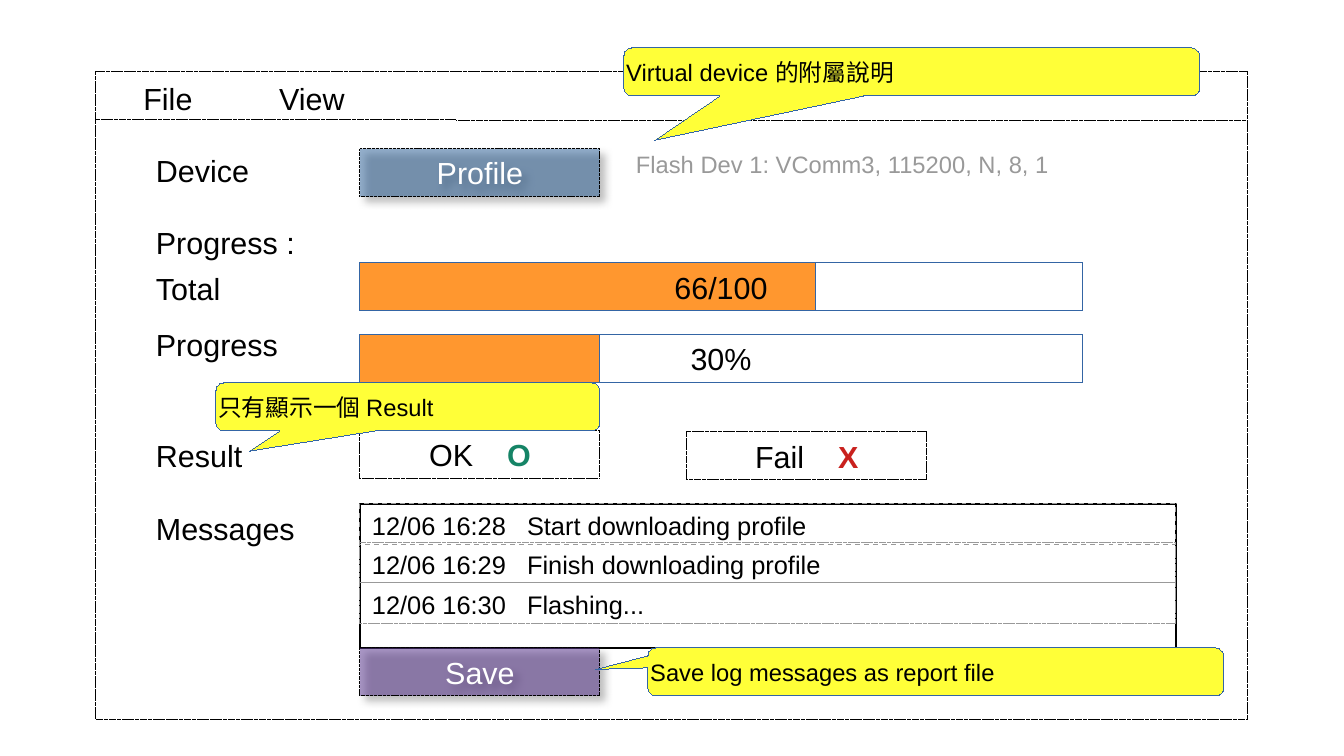
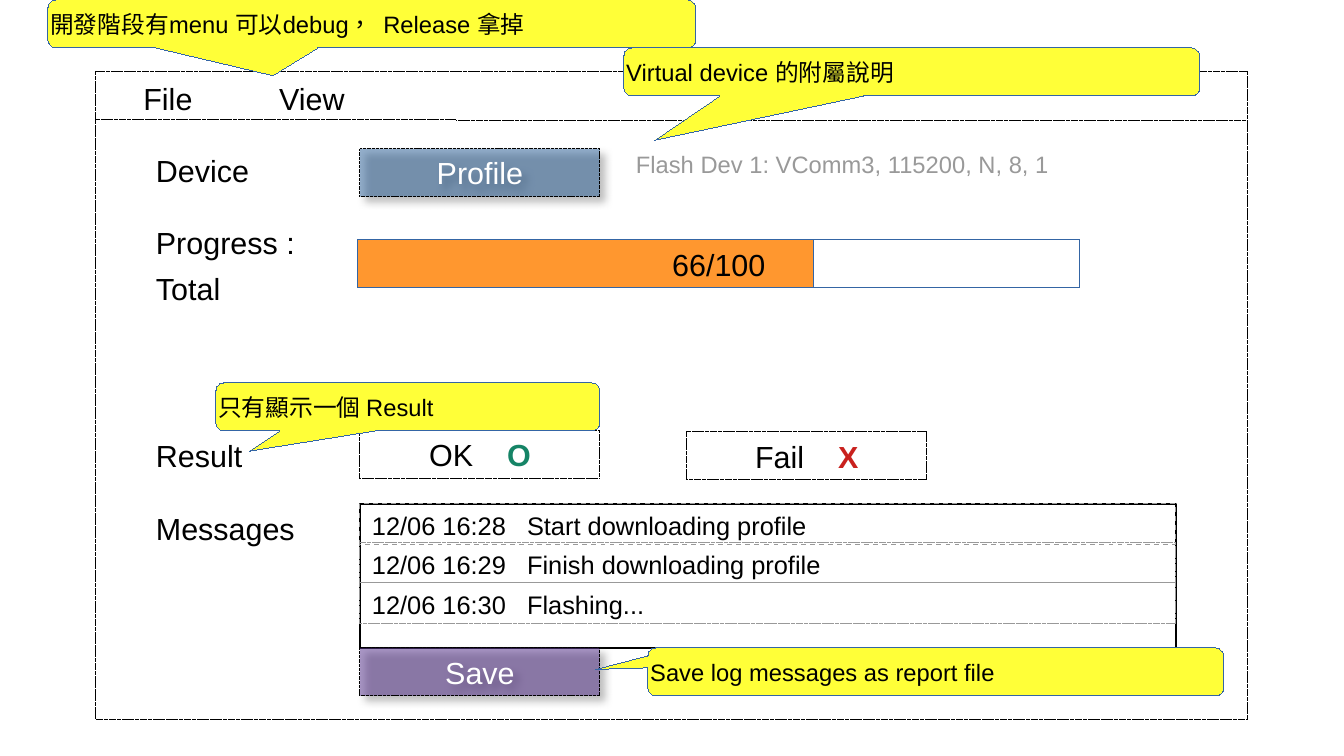
Before and after one commit to tomjpsun/obsidianVaults, a slide deck: slide 6 of DM9051A OTP 燒錄專案/Sketch.odp (slide 2 before the commit). Drawn at 1344x756 pixels with LibreOffice and Linux fonts; fonts in the diff are those of the drawing. Boxes give left, top, right and bottom in pixels: in the first picture for what was removed or moved away, otherwise in the second. Text is boxed around its words. In the diff, an @@ line names an element or a change of style, - is before the commit and + after.

```diff
--- a/DM9051A OTP 燒錄專案/Sketch.odp
+++ b/DM9051A OTP 燒錄專案/Sketch.odp
@@ rounded speech box added at (x1=48, y1=0, x2=695, y2=48), fill #FFFF38, outline #3465A4 0 pt, 14 pt, text #000000 @@
+開發階段有menu 可以debug， Release 拿掉
@@ rectangle "66/100" moved from (x1=360, y1=263, x2=1082, y2=311) to (x1=357, y1=240, x2=1079, y2=288) @@
@@ rectangle moved from (x1=360, y1=263, x2=816, y2=311) to (x1=357, y1=240, x2=813, y2=288) @@
@@ text removed at (x1=156, y1=335, x2=278, y2=362) @@
-Progress
@@ rectangle removed at (x1=360, y1=335, x2=600, y2=383) @@
@@ rectangle removed at (x1=360, y1=335, x2=1082, y2=383) @@
-30%
```
Also in this commit, not shown: 3 slides added, 1 other file.
